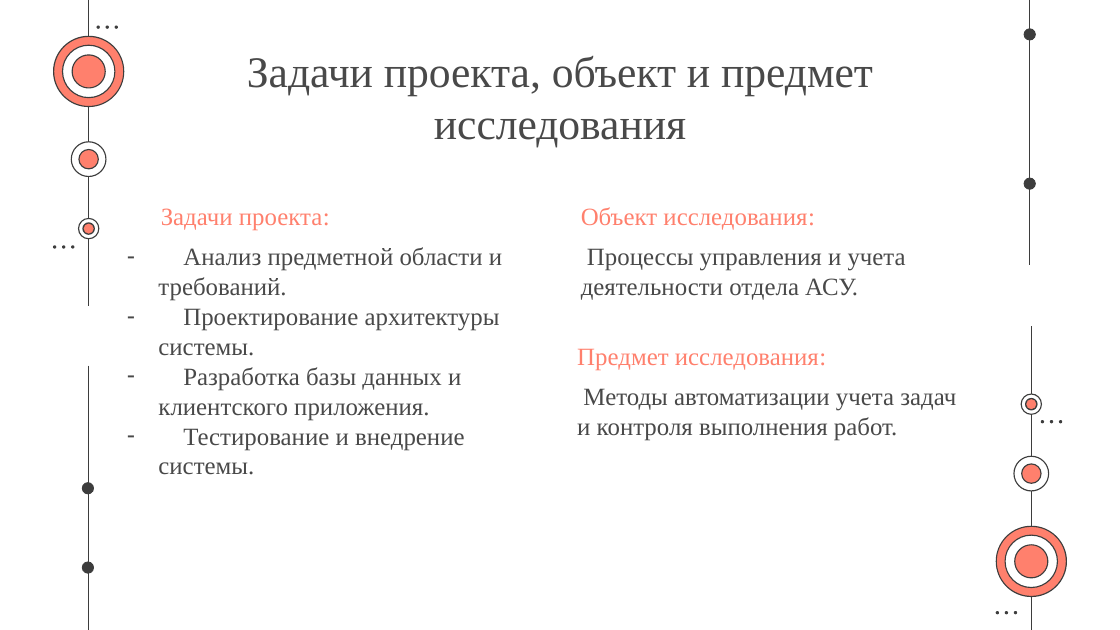
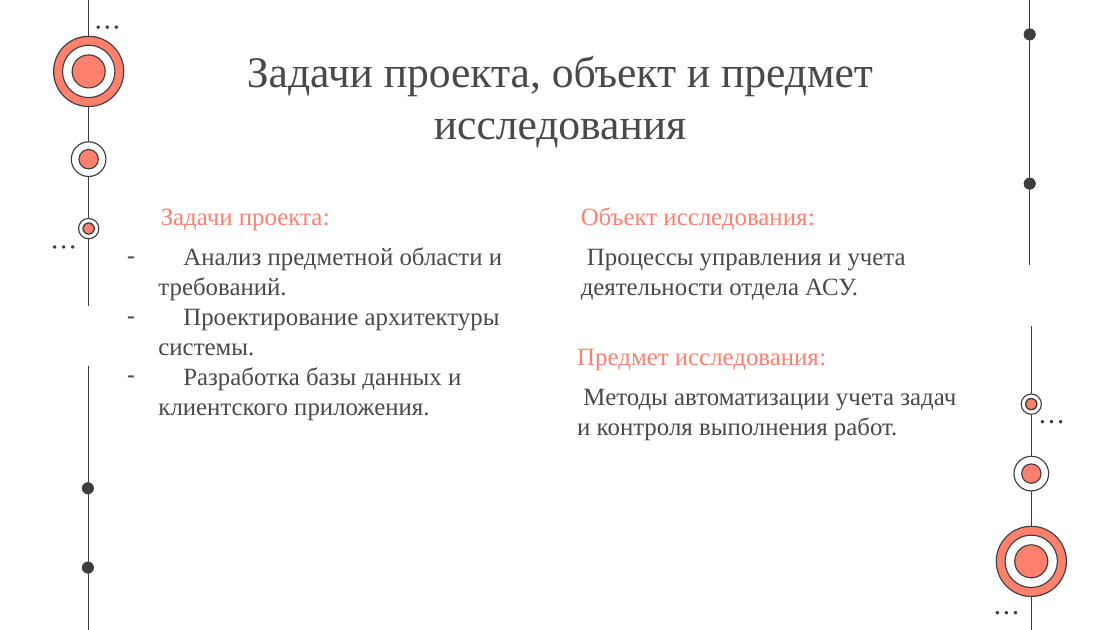
Before and after one commit to KaliShau/CSWT-CSharp, a slide deck: slide 3 of Презентация на защиту.pptx. Drawn at 1120x630 pixels with LibreOffice and Linux fonts; fonts in the diff are those of the drawing. Boxes give left, top, right and bottom in pixels: in the first picture for what was removed or moved away, otherwise in the second. Text is boxed around its words. In the diff, an @@ line names an element or a change of style, - is before the commit and + after.

```diff
--- a/Презентация на защиту.pptx
+++ b/Презентация на защиту.pptx
@@ subtitle at bbox=[158, 428, 464, 475]: paragraph removed @@
-– Тестирование и внедрение системы.
```
Also in this commit, not shown: 3 other slides changed, 2 slides added, 4 other files.
